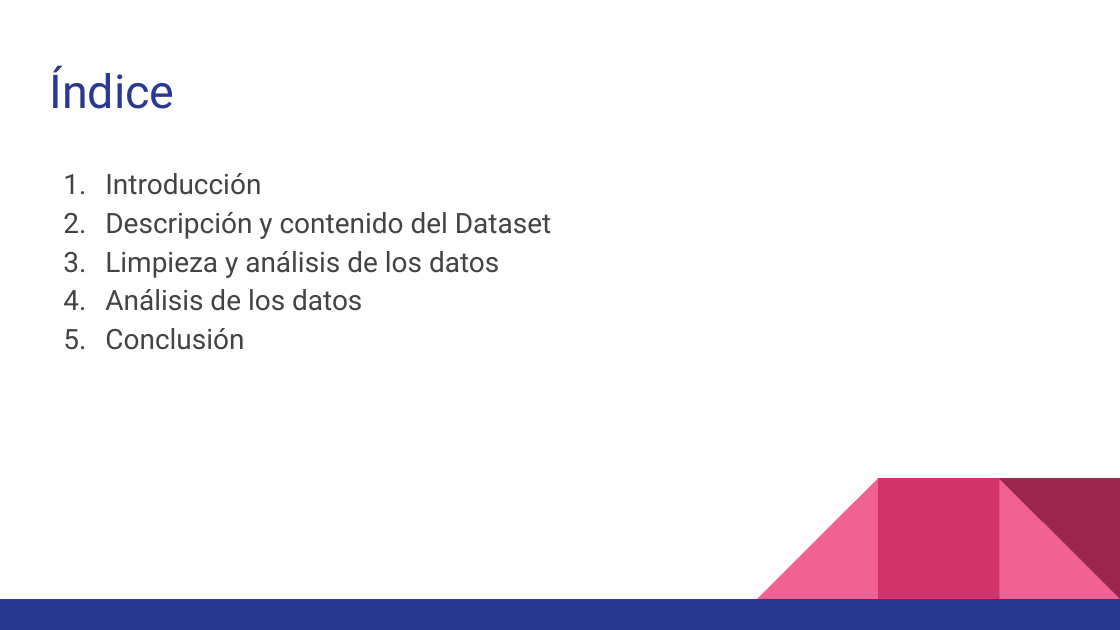
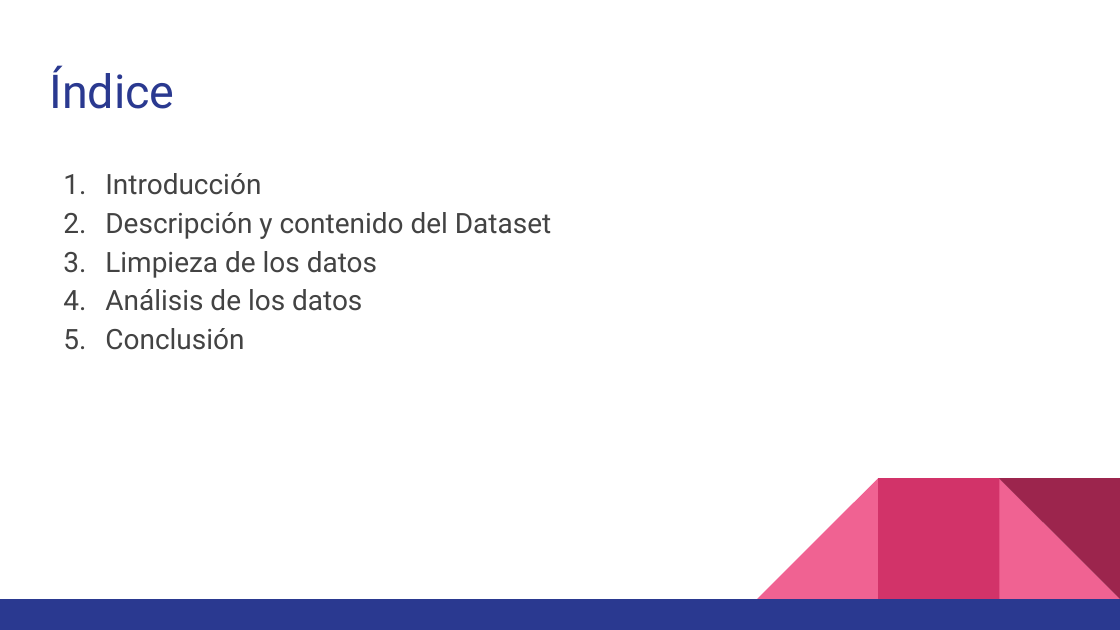
Before and after one commit to rafaeloga/pra2_tipologia, a slide deck: slide 2 of DC_presentacion.pptx. Drawn at 1120x630 pixels with LibreOffice and Linux fonts; fonts in the diff are those of the drawing. Boxes give left, top, right and bottom in pixels: in the first picture for what was removed or moved away, otherwise in the second. Text is boxed around its words. In the diff, an @@ line names an element or a change of style, - is before the commit and + after.

```diff
--- a/DC_presentacion.pptx
+++ b/DC_presentacion.pptx
@@ text at (105,251,377,278): text changed @@
-3. Limpieza y análisis de los datos
+3. Limpieza de los datos
```
Also in this commit, not shown: 4 other slides changed, 1 other file.
